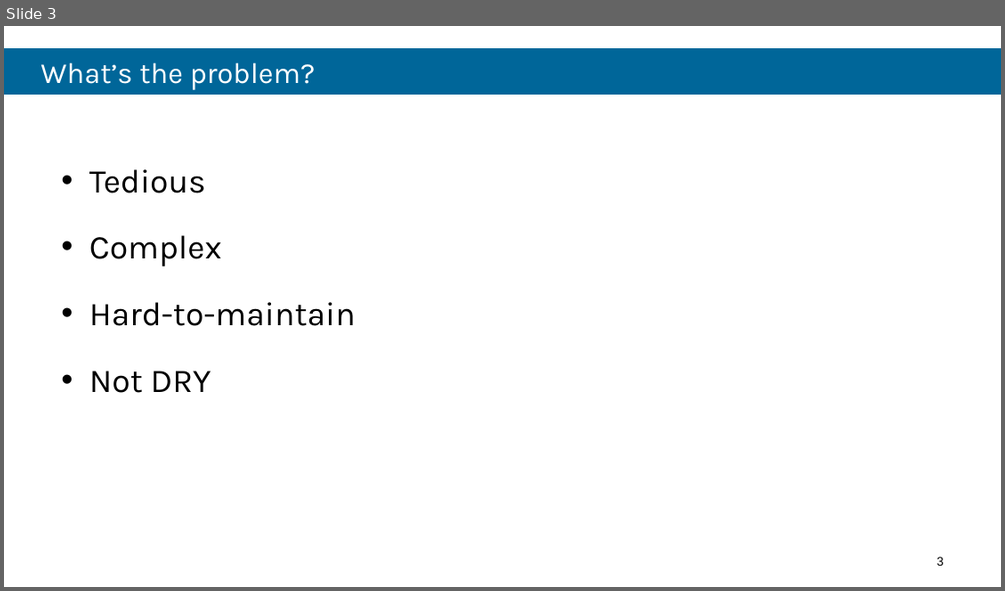
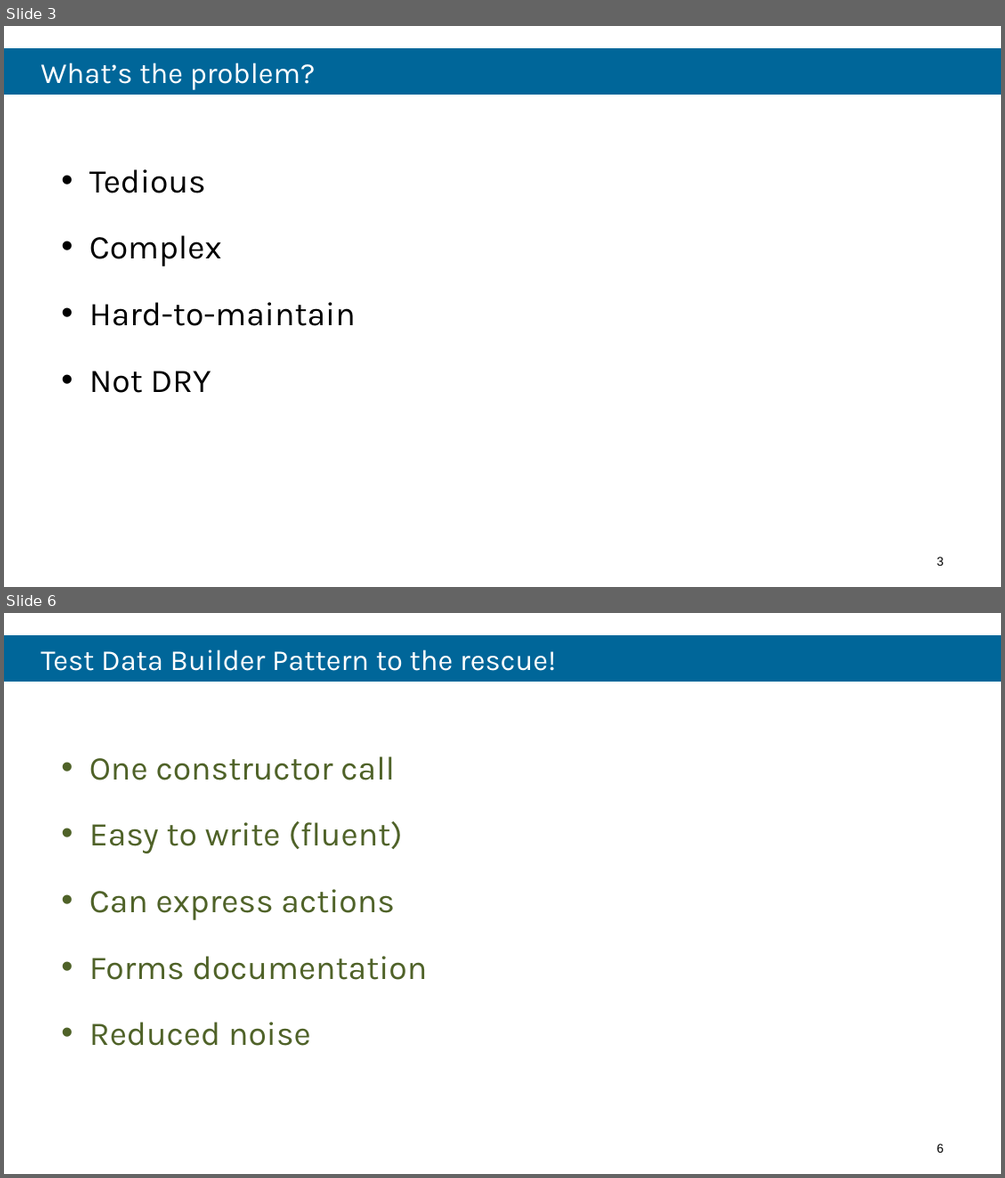
Before and after one commit to robdmoore/TestFixtureDataGenerationPresentation, a slide deck: Presentation.pptx. Shown one above the other, each under a label of ours: slide 3 before the commit, slides 3 and 6 after it; the slides between them are not shown. The pictures are 1005x591 and 1005x1178 pixels, drawn with LibreOffice and Linux fonts; fonts in the diff are those of the drawing; background and template pictures are left out. Boxes give left, top, right and bottom in pixels: in the first picture for what was removed or moved away, otherwise in the second. Text is boxed around its words. In the diff, an @@ line names an element or a change of style, - is before the commit and + after.

```diff
--- a/Presentation.pptx
+++ b/Presentation.pptx
@@ slide 6 added at (x1=4, y1=613, x2=1001, y2=1174), background #FFFFFF @@
@@ title added at (x1=4, y1=635, x2=1001, y2=681), fill #006699, 28 pt, text #FFFFFF @@
+Test Data Builder Pattern to the rescue!
@@ text added at (x1=89, y1=756, x2=428, y2=1046), 32 pt, text #4F6228 @@
+• One constructor call
+• Easy to write (fluent)
+• Can express actions
+• Forms documentation
+• Reduced noise
@@ page number added at (x1=937, y1=1143, x2=944, y2=1152), 12 pt, text #000000 @@
+6
```
Also in this commit, not shown: 2 slides changed, 1 other slide added, 7 other files.
